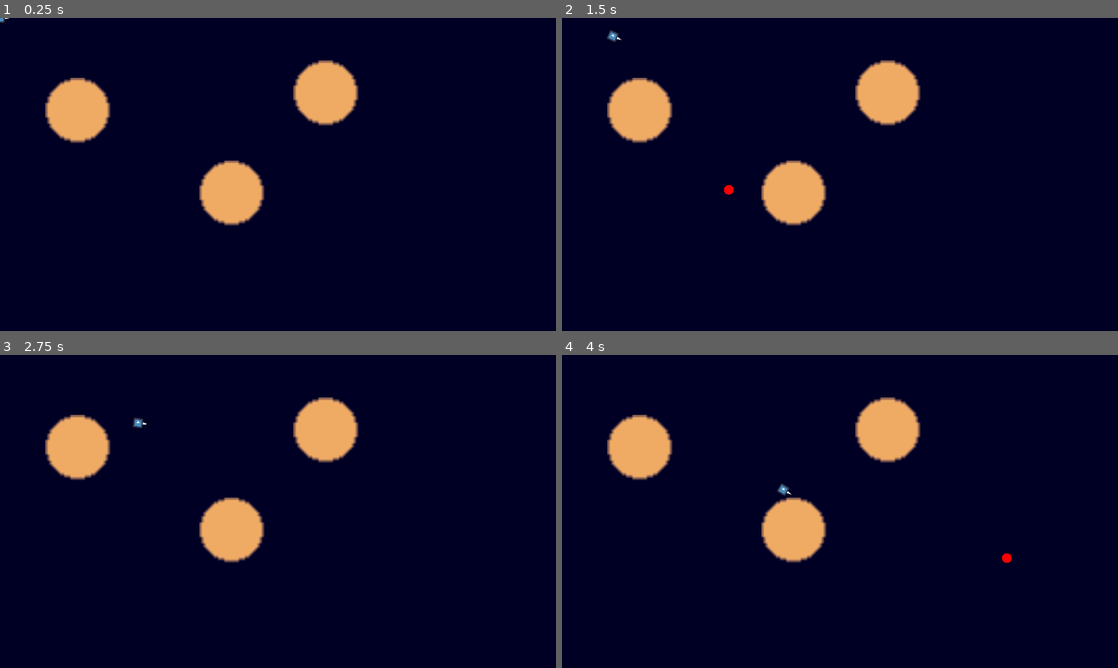
Above: before the commit, frames 1-4 (two rows, left to right).
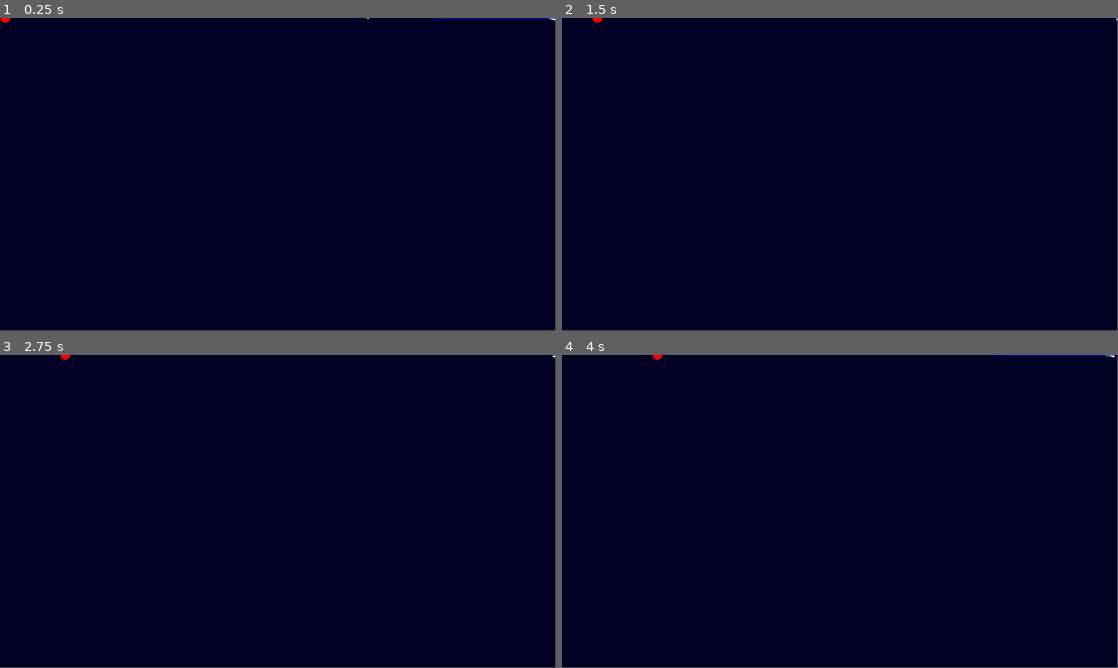
Above: after the commit, the same moments.

Repository: sanjaybv/sbac
Game: Godot game, scene res://game.tscn
The game is run twice, just before and just after one commit, with the same random seed, the same clock (stepped at 60 frames per second) and the same inputs. The engine's default icon, where the game draws it, is replaced by a stand-in: a white triangle on a blue panel in a dark square.
Inputs (mouse positions are in pixels of both pictures, inside the frame that each line leads up to):
- Up to frame 1 (0.25 s): no input
- Up to frame 2 (1.5 s): tap Enter at 0.5 s; move the mouse to (962, 158) at 0.52 s; click (962, 158) at 0.67 s; move the mouse to (728, 190) at 1.27 s; click (728, 190) at 1.42 s
- Up to frame 3 (2.75 s): move the mouse to (333, 442) at 2.02 s; click (333, 442) at 2.17 s
- Up to frame 4 (4 s): tap Space at 2.75 s; move the mouse to (812, 574) at 2.77 s; click (812, 574) at 2.92 s; move the mouse to (1006, 558) at 3.52 s; click (1006, 558) at 3.67 s
In our replay, the window is 800x450 before the commit and 799x449 after it. These sizes can differ from the game's own. Grey fills any space a smaller window leaves; there, only what the larger window draws over its background counts as a difference.

The runs differ from the first frame. In frame 1, 5.9% of the frame differs, in the area x 0-100%, y 0-67%; in frame 2, 6.0%; in frame 3, 5.9%; in frame 4, 6.0%, in the area x 8-100%, y 0-67%.

Commit message:
Inherit method

Diff:
--- a/game.tscn
+++ b/game.tscn
@@ -1,8 +1,6 @@
-[gd_scene load_steps=4 format=3 uid="uid://by1t3mp5yidhs"]
+[gd_scene load_steps=2 format=3 uid="uid://by1t3mp5yidhs"]
 
-[ext_resource type="PackedScene" uid="uid://cxi54gpin4hg2" path="res://vehicles/vehicle.tscn" id="2_y4634"]
-[ext_resource type="PackedScene" uid="uid://butgg65inr3bj" path="res://targets/target.tscn" id="3_aou68"]
-[ext_resource type="PackedScene" uid="uid://big6qeu2oi7ri" path="res://obstacle.tscn" id="3_chtlx"]
+[ext_resource type="PackedScene" uid="uid://cdwd5g0p36bei" path="res://scenarios/evade.tscn" id="1_7fx3n"]
 
 [node name="game" type="Node2D"]
 
@@ -13,23 +11,4 @@
 offset_bottom = 705.0
 color = Color(0, 0, 0.141176, 1)
 
-[node name="obstacle avoidance" type="Node2D" parent="."]
-
-[node name="target" parent="obstacle avoidance" instance=ExtResource("3_aou68")]
-
-[node name="vehicle" parent="obstacle avoidance" node_paths=PackedStringArray("target") instance=ExtResource("2_y4634")]
-mass = 0.25
-linear_damp_mode = 1
-target = NodePath("../target")
-behavior = Array[int]([5])
-
-[node name="obstacles" type="Node" parent="obstacle avoidance"]
-
-[node name="obstacle" parent="obstacle avoidance/obstacles" instance=ExtResource("3_chtlx")]
-position = Vector2(163, 193)
-
-[node name="obstacle2" parent="obstacle avoidance/obstacles" instance=ExtResource("3_chtlx")]
-position = Vector2(677, 157)
-
-[node name="obstacle3" parent="obstacle avoidance/obstacles" instance=ExtResource("3_chtlx")]
-position = Vector2(482, 364)
+[node name="evade" parent="." instance=ExtResource("1_7fx3n")]
--- a/project.godot
+++ b/project.godot
@@ -12,12 +12,8 @@
 
 config/name="sbac"
 run/main_scene="res://game.tscn"
-config/features=PackedStringArray("4.0", "GL Compatibility")
+config/features=PackedStringArray("4.1", "GL Compatibility")
 config/icon="res://icon.svg"
-
-[display]
-
-window/stretch/mode="viewport"
 
 [rendering]
 
--- /dev/null
+++ b/scenarios/evade.tscn
@@ -0,0 +1,12 @@
+[gd_scene load_steps=3 format=3 uid="uid://cdwd5g0p36bei"]
+
+[ext_resource type="PackedScene" uid="uid://infrrx4bca6i" path="res://targets/sliding_target.tscn" id="1_5kdus"]
+[ext_resource type="PackedScene" uid="uid://cjm4ncojk7pki" path="res://vehicles/evading_vehicle.tscn" id="2_4vqy5"]
+
+[node name="evade" type="Node2D"]
+
+[node name="sliding_target" parent="." instance=ExtResource("1_5kdus")]
+linear_damp_mode = 1
+
+[node name="evading_vehicle" parent="." node_paths=PackedStringArray("target") instance=ExtResource("2_4vqy5")]
+target = NodePath("../sliding_target")
--- /dev/null
+++ b/scenarios/flee.tscn
@@ -0,0 +1,11 @@
+[gd_scene load_steps=3 format=3 uid="uid://d0aqshen3pu4s"]
+
+[ext_resource type="PackedScene" uid="uid://b3ej2trb8osvg" path="res://targets/click_target.tscn" id="2_rtm3k"]
+[ext_resource type="PackedScene" uid="uid://do44pgjw83f0v" path="res://vehicles/fleeing_vehicle.tscn" id="3_pjm6k"]
+
+[node name="flee" type="Node2D"]
+
+[node name="click_target" parent="." instance=ExtResource("2_rtm3k")]
+
+[node name="fleeing_vehicle" parent="." node_paths=PackedStringArray("target") instance=ExtResource("3_pjm6k")]
+target = NodePath("../click_target")
--- /dev/null
+++ b/scenarios/funsies.tscn
@@ -0,0 +1,16 @@
+[gd_scene load_steps=4 format=3 uid="uid://chvgjsd1am5yp"]
+
+[ext_resource type="PackedScene" uid="uid://4jey0e27fxnu" path="res://targets/fleeing_target.tscn" id="1_gabhm"]
+[ext_resource type="PackedScene" uid="uid://ba65gavov6hfm" path="res://vehicles/pursuing_vehicle.tscn" id="2_k3inf"]
+[ext_resource type="Script" path="res://targets/fleeing_target.gd" id="2_p51fv"]
+
+[node name="funsies" type="Node2D"]
+
+[node name="fleeing_target" parent="." node_paths=PackedStringArray("target") instance=ExtResource("1_gabhm")]
+position = Vector2(426, 235)
+script = ExtResource("2_p51fv")
+target = NodePath("../pursuing_vehicle")
+
+[node name="pursuing_vehicle" parent="." node_paths=PackedStringArray("target") instance=ExtResource("2_k3inf")]
+position = Vector2(332, 142)
+target = NodePath("../fleeing_target")
--- /dev/null
+++ b/scenarios/offset_pursuit.tscn
@@ -0,0 +1,13 @@
+[gd_scene load_steps=3 format=3 uid="uid://d3250ocpee3fw"]
+
+[ext_resource type="PackedScene" uid="uid://infrrx4bca6i" path="res://targets/sliding_target.tscn" id="1_2jp1h"]
+[ext_resource type="PackedScene" uid="uid://bsxx8mmxh8a5u" path="res://vehicles/offset_pursuing_vehicle.tscn" id="2_yip7c"]
+
+[node name="offset_pursuit" type="Node2D"]
+
+[node name="sliding_target" parent="." instance=ExtResource("1_2jp1h")]
+position = Vector2(386, 215)
+linear_damp_mode = 1
+
+[node name="offset_pursuing_vehicle" parent="." node_paths=PackedStringArray("target") instance=ExtResource("2_yip7c")]
+target = NodePath("../sliding_target")
--- /dev/null
+++ b/scenarios/pursuit.tscn
@@ -0,0 +1,16 @@
+[gd_scene load_steps=3 format=3 uid="uid://caqiud54bwepk"]
+
+[ext_resource type="PackedScene" uid="uid://infrrx4bca6i" path="res://targets/sliding_target.tscn" id="1_2d4cr"]
+[ext_resource type="PackedScene" uid="uid://ba65gavov6hfm" path="res://vehicles/pursuing_vehicle.tscn" id="2_ebshu"]
+
+[node name="pursuit" type="Node2D"]
+
+[node name="sliding_target" parent="." instance=ExtResource("1_2d4cr")]
+position = Vector2(305, 136)
+mass = 0.01
+linear_velocity = Vector2(250, 20)
+linear_damp_mode = 1
+
+[node name="pursuing_vehicle" parent="." node_paths=PackedStringArray("target") instance=ExtResource("2_ebshu")]
+position = Vector2(116, 128)
+target = NodePath("../sliding_target")
--- /dev/null
+++ b/scenarios/seek.tscn
@@ -0,0 +1,11 @@
+[gd_scene load_steps=3 format=3 uid="uid://cx31jewsu8sok"]
+
+[ext_resource type="PackedScene" uid="uid://b3ej2trb8osvg" path="res://targets/click_target.tscn" id="1_1ruvh"]
+[ext_resource type="PackedScene" uid="uid://q84qhepieh22" path="res://vehicles/seeking_vehicle.tscn" id="2_ws6kx"]
+
+[node name="seek" type="Node2D"]
+
+[node name="click_target" parent="." instance=ExtResource("1_1ruvh")]
+
+[node name="seeking_vehicle" parent="." node_paths=PackedStringArray("target") instance=ExtResource("2_ws6kx")]
+target = NodePath("../click_target")
--- /dev/null
+++ b/targets/click_target.gd
@@ -0,0 +1,5 @@
+extends "res://targets/target.gd"
+
+func _process(delta):
+	if Input.is_mouse_button_pressed(MOUSE_BUTTON_LEFT):
+		position = get_global_mouse_position()
--- /dev/null
+++ b/targets/click_target.tscn
@@ -0,0 +1,7 @@
+[gd_scene load_steps=2 format=3 uid="uid://b3ej2trb8osvg"]
+
+[ext_resource type="Script" path="res://targets/click_target.gd" id="1_rmt10"]
+
+[node name="click_target" type="RigidBody2D"]
+gravity_scale = 0.0
+script = ExtResource("1_rmt10")
--- /dev/null
+++ b/targets/fleeing_target.gd
@@ -0,0 +1,5 @@
+extends "res://vehicles/fleeing_vehicle.gd"
+
+
+func _draw():
+	draw_circle(Vector2.ZERO, 10, Color.RED)
--- /dev/null
+++ b/targets/fleeing_target.tscn
@@ -0,0 +1,5 @@
+[gd_scene load_steps=2 format=3 uid="uid://4jey0e27fxnu"]
+
+[ext_resource type="PackedScene" uid="uid://butgg65inr3bj" path="res://targets/target.tscn" id="1_k7m0x"]
+
+[node name="fleeing_target" instance=ExtResource("1_k7m0x")]
--- /dev/null
+++ b/targets/sliding_target.gd
@@ -0,0 +1,4 @@
+extends "res://targets/target.gd"
+
+func _process(delta):
+	position = position.posmodv(screen)
--- /dev/null
+++ b/targets/sliding_target.tscn
@@ -0,0 +1,8 @@
+[gd_scene load_steps=3 format=3 uid="uid://infrrx4bca6i"]
+
+[ext_resource type="PackedScene" uid="uid://butgg65inr3bj" path="res://targets/target.tscn" id="1_8olrm"]
+[ext_resource type="Script" path="res://targets/sliding_target.gd" id="2_ulyfq"]
+
+[node name="sliding_target" instance=ExtResource("1_8olrm")]
+linear_velocity = Vector2(50, 0)
+script = ExtResource("2_ulyfq")
--- a/targets/target.gd
+++ b/targets/target.gd
@@ -1,8 +1,7 @@
-extends RigidBody2D
+extends "res://vehicles/vehicle.gd"
 
 func _draw():
 	draw_circle(Vector2.ZERO, 10, Color.RED)
 
 func _process(delta):
-	if Input.is_mouse_button_pressed(MOUSE_BUTTON_LEFT):
-		position = get_global_mouse_position()
+	position = get_global_mouse_position()
--- /dev/null
+++ b/vehicles/evading_vehicle.gd
@@ -0,0 +1,21 @@
+extends "res://vehicles/vehicle.gd"
+
+
+func _draw():
+	var p := future_target_position() * get_global_transform_with_canvas()
+	draw_circle(p, 3, Color.GREEN)
+	super._draw()
+
+func steer(target: RigidBody2D) -> Vector2:
+	var desired_velocity: Vector2 = (position - future_target_position()).normalized() * max_speed
+	var steering = desired_velocity - linear_velocity
+	return steering
+
+func future_target_position() -> Vector2:
+	# future_time_look_ahead = distance / speed
+	var look_ahead: float
+	if !linear_velocity.is_zero_approx():
+		look_ahead = (position.distance_to(target.position)) / linear_velocity.length()
+
+	# 20 is a constant, a turning parameter as Chris Reynolds puts it.
+	return target.position + (target.linear_velocity * look_ahead) / 20
--- /dev/null
+++ b/vehicles/evading_vehicle.tscn
@@ -0,0 +1,7 @@
+[gd_scene load_steps=3 format=3 uid="uid://cjm4ncojk7pki"]
+
+[ext_resource type="PackedScene" uid="uid://cxi54gpin4hg2" path="res://vehicles/vehicle.tscn" id="1_kdgb3"]
+[ext_resource type="Script" path="res://vehicles/evading_vehicle.gd" id="2_arvux"]
+
+[node name="evading_vehicle" instance=ExtResource("1_kdgb3")]
+script = ExtResource("2_arvux")
--- /dev/null
+++ b/vehicles/fleeing_vehicle.gd
@@ -0,0 +1,6 @@
+extends "res://vehicles/vehicle.gd"
+
+func steer(target: RigidBody2D) -> Vector2:
+	var desired_velocity: Vector2 = (position - target.position).normalized() * max_speed
+	var steering = desired_velocity - linear_velocity
+	return steering
--- /dev/null
+++ b/vehicles/fleeing_vehicle.tscn
@@ -0,0 +1,7 @@
+[gd_scene load_steps=3 format=3 uid="uid://do44pgjw83f0v"]
+
+[ext_resource type="PackedScene" uid="uid://cxi54gpin4hg2" path="res://vehicles/vehicle.tscn" id="1_e646x"]
+[ext_resource type="Script" path="res://vehicles/fleeing_vehicle.gd" id="2_6rvj6"]
+
+[node name="fleeing_vehicle" instance=ExtResource("1_e646x")]
+script = ExtResource("2_6rvj6")
--- /dev/null
+++ b/vehicles/offset_pursuing_vehicle.gd
@@ -0,0 +1,29 @@
+extends "res://vehicles/vehicle.gd"
+
+func _draw():
+	# global space to local space transformation
+	var p := future_target_position() * get_global_transform_with_canvas()
+	draw_circle(p, 3, Color.GREEN)
+	draw_line(Vector2.ZERO, linear_velocity.orthogonal().normalized()*-20, Color.YELLOW)
+	super._draw()
+
+func steer(target: RigidBody2D) -> Vector2:
+	var desired_velocity: Vector2 = (future_target_position() - position).normalized() * max_speed
+	var steering = desired_velocity - linear_velocity
+	return steering
+
+func future_target_position() -> Vector2:
+	const radius := 10
+
+	# project to local coordinate space
+	var local_target_position := target.position * get_global_transform_with_canvas()
+	var local_projection := local_target_position.project(linear_velocity.orthogonal())
+	local_projection = local_projection.normalized() * -1 * radius
+	print("local projection", local_projection)
+
+	var new_target_position := local_target_position + local_projection
+	var new_global_target_position := new_target_position * get_global_transform_with_canvas().inverse()
+
+	if (new_global_target_position.is_finite()):
+		return new_global_target_position
+	return target.position
--- /dev/null
+++ b/vehicles/offset_pursuing_vehicle.tscn
@@ -0,0 +1,7 @@
+[gd_scene load_steps=3 format=3 uid="uid://bsxx8mmxh8a5u"]
+
+[ext_resource type="PackedScene" uid="uid://cxi54gpin4hg2" path="res://vehicles/vehicle.tscn" id="1_3b8ps"]
+[ext_resource type="Script" path="res://vehicles/offset_pursuing_vehicle.gd" id="2_mrd1s"]
+
+[node name="offset_pursuing_vehicle" instance=ExtResource("1_3b8ps")]
+script = ExtResource("2_mrd1s")
--- /dev/null
+++ b/vehicles/pursuing_vehicle.gd
@@ -0,0 +1,20 @@
+extends "res://vehicles/vehicle.gd"
+
+func _draw():
+	var p := future_target_position() * get_global_transform_with_canvas()
+	draw_circle(p, 3, Color.GREEN)
+	super._draw()
+
+func steer(target: RigidBody2D) -> Vector2:
+	var desired_velocity: Vector2 = (future_target_position() - position).normalized() * max_speed
+	var steering = desired_velocity - linear_velocity
+	return steering
+
+func future_target_position() -> Vector2:
+	# future_time_look_ahead = distance / speed
+	var look_ahead: float
+	if !linear_velocity.is_zero_approx():
+		look_ahead = (position.distance_to(target.position)) / linear_velocity.length()
+
+	# 20 is a constant, a turning parameter as Chris Reynolds puts it.
+	return target.position + (target.linear_velocity * look_ahead) / 20
--- /dev/null
+++ b/vehicles/pursuing_vehicle.tscn
@@ -0,0 +1,7 @@
+[gd_scene load_steps=3 format=3 uid="uid://ba65gavov6hfm"]
+
+[ext_resource type="PackedScene" uid="uid://cxi54gpin4hg2" path="res://vehicles/vehicle.tscn" id="1_orrlx"]
+[ext_resource type="Script" path="res://vehicles/pursuing_vehicle.gd" id="2_ghjxm"]
+
+[node name="pursuing_vehicle" instance=ExtResource("1_orrlx")]
+script = ExtResource("2_ghjxm")
--- /dev/null
+++ b/vehicles/seeking_vehicle.gd
@@ -0,0 +1,6 @@
+extends "res://vehicles/vehicle.gd"
+
+func steer(target: RigidBody2D) -> Vector2:
+	var desired_velocity: Vector2 = (target.position - position).normalized() * max_speed
+	var steering = desired_velocity - linear_velocity
+	return steering
--- /dev/null
+++ b/vehicles/seeking_vehicle.tscn
@@ -0,0 +1,8 @@
+[gd_scene load_steps=3 format=3 uid="uid://q84qhepieh22"]
+
+[ext_resource type="PackedScene" uid="uid://cxi54gpin4hg2" path="res://vehicles/vehicle.tscn" id="1_n8m25"]
+[ext_resource type="Script" path="res://vehicles/seeking_vehicle.gd" id="2_hdxun"]
+
+[node name="seeking_vehicle" instance=ExtResource("1_n8m25")]
+mass = 1.0
+script = ExtResource("2_hdxun")
--- a/vehicles/vehicle.gd
+++ b/vehicles/vehicle.gd
@@ -1,31 +1,13 @@
 extends RigidBody2D
 
-const Steering = preload("res://behaviors/steering.gd")
-
-const max_speed = 200
+const max_force = 100000
+const max_speed = 250
 
 @export var target: RigidBody2D
-@export var behavior: Array[Steering.Behaviors]
 
 var acceleration := Vector2.ZERO
 
 var screen := DisplayServer.window_get_size()
-
-var steering: Steering = Steering.new(max_speed)
-
-
-
-func _ready():
-	self.gravity_scale = 0
-
-	var raycasts: Array[RayCast2D]
-	for cast in $RayCasts.get_children():
-		raycasts.append(cast)
-	steering.set_raycasts(raycasts)
-
-	for b in behavior:
-		steering.add_behavior(b, 1.0)
-
 
 func _draw():
 	var direction = linear_velocity.normalized()
@@ -39,13 +21,20 @@
 	draw_line(Vector2.ZERO, linear_velocity, Color.GREEN, 2.0)
 	draw_line(Vector2.ZERO, acceleration, Color.BLUE, 2.0)
 
+func _process(delta):
+	var force := steer(target)
 
-#func _process(delta):
-	#position = position.posmodv(screen)
-#	return
+	var steering_force := force.limit_length(max_force)
+	acceleration = steering_force / mass
+	linear_velocity += acceleration * delta
+	linear_velocity = linear_velocity.limit_length(max_speed)
 
+	move_and_collide(linear_velocity*delta)
+	position = position.posmodv(screen)
 
-func _physics_process(delta):
-	apply_central_force(steering.steer(self, target))
-	self.rotation = self.linear_velocity.angle()
-	# queue_redraw()
+	queue_redraw()
+
+func steer(target: RigidBody2D) -> Vector2:
+	print("steer should be overriden.")
+	assert(false)
+	return Vector2.ZERO
--- a/vehicles/vehicle.tscn
+++ b/vehicles/vehicle.tscn
@@ -1,26 +1,6 @@
-[gd_scene load_steps=4 format=3 uid="uid://cxi54gpin4hg2"]
+[gd_scene load_steps=2 format=3 uid="uid://cxi54gpin4hg2"]
 
 [ext_resource type="Script" path="res://vehicles/vehicle.gd" id="1_plnfw"]
-[ext_resource type="Texture2D" uid="uid://ckd2p3irjcbt1" path="res://icon.svg" id="2_vlxws"]
-
-[sub_resource type="CircleShape2D" id="CircleShape2D_wrqom"]
 
 [node name="vehicle" type="RigidBody2D"]
 script = ExtResource("1_plnfw")
-
-[node name="Icon" type="Sprite2D" parent="."]
-scale = Vector2(0.15625, 0.15625)
-texture = ExtResource("2_vlxws")
-
-[node name="CollisionShape2D" type="CollisionShape2D" parent="."]
-shape = SubResource("CircleShape2D_wrqom")
-
-[node name="RayCasts" type="Node2D" parent="."]
-
-[node name="Cast 1" type="RayCast2D" parent="RayCasts"]
-position = Vector2(0, -10)
-target_position = Vector2(150, 0)
-
-[node name="Cast 2" type="RayCast2D" parent="RayCasts"]
-position = Vector2(0, 10)
-target_position = Vector2(150, 0)
